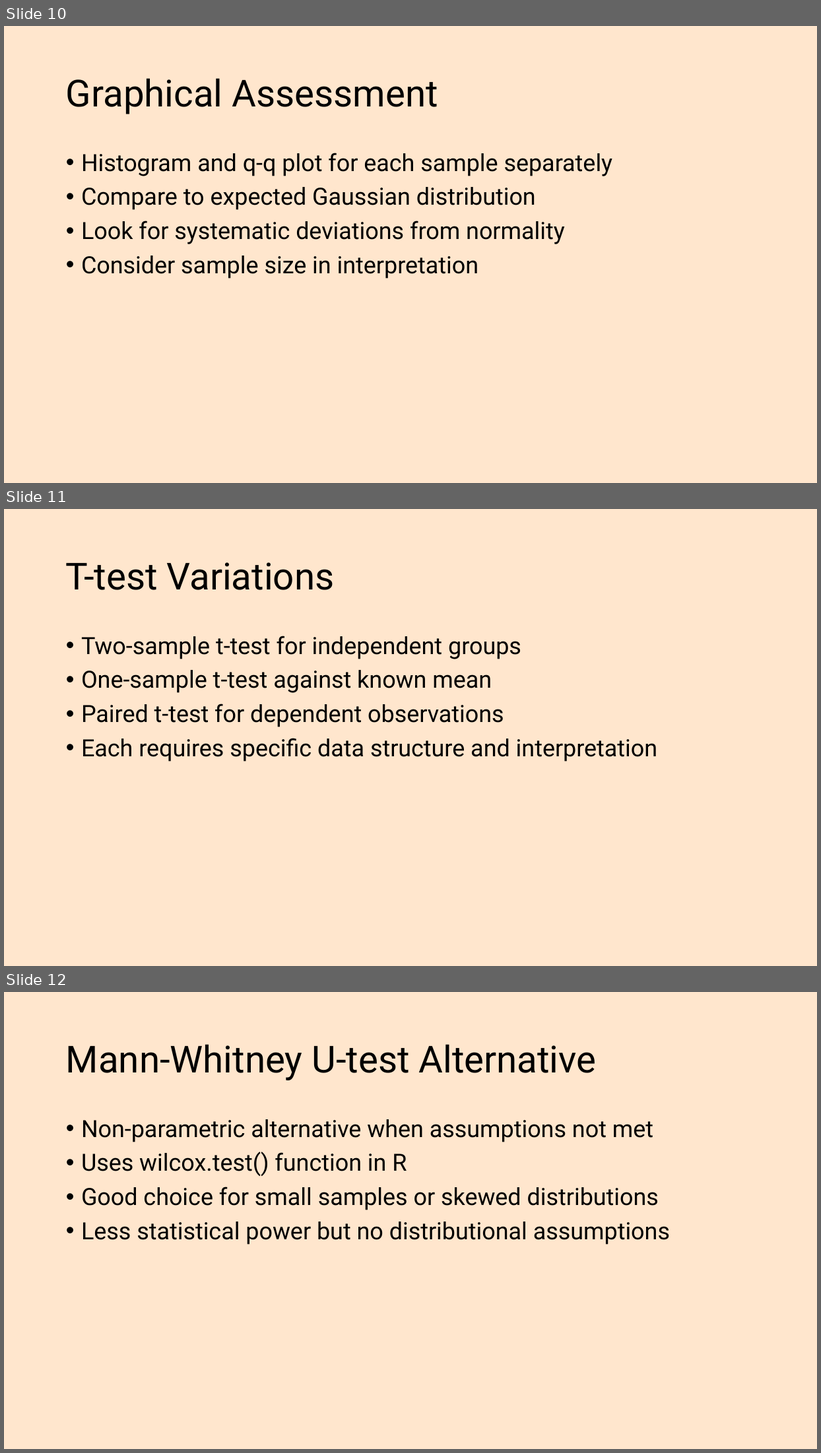
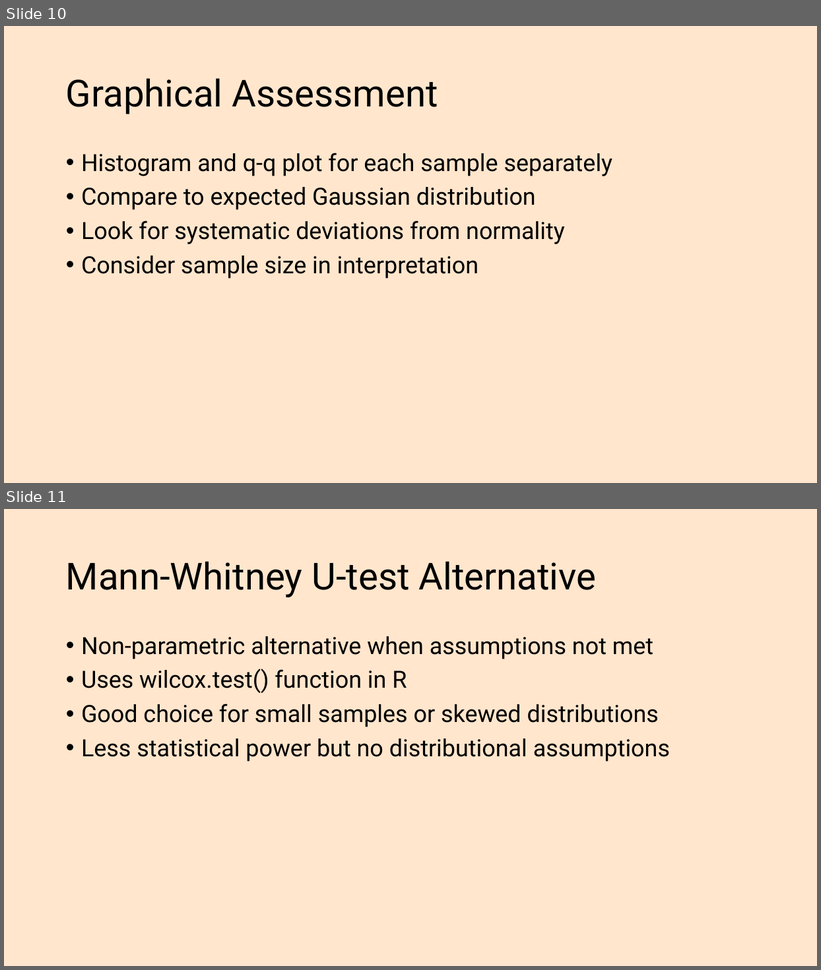
Before and after one commit to rstats-bootcamp/RStatsBootcamp-2025, a slide deck: .slides/topics/11_t_test.pptx. Shown one above the other, each under a label of ours: slides 10, 11 and 12 before the commit, slides 10 and 11 after it. The pictures are 821x1453 and 821x970 pixels, drawn with LibreOffice and Linux fonts; fonts in the diff are those of the drawing. Boxes give left, top, right and bottom in pixels: in the first picture for what was removed or moved away, otherwise in the second. Text is boxed around its words. In the diff, an @@ line names an element or a change of style, - is before the commit and + after.

```diff
--- a/.slides/topics/11_t_test.pptx
+++ b/.slides/topics/11_t_test.pptx
@@ slide 11 removed at [4,509,817,966], background #FFE6CD @@
@@ title removed at [66,562,334,590] @@
-T-test Variations
@@ text removed at [81,636,657,762] @@
-• Two-sample t-test for independent groups
-• One-sample t-test against known mean
-• Paired t-test for dependent observations
-• Each requires specific data structure and interpretation
@@ what was slide 12 is now slide 11 @@
```
Also in this commit, not shown: 7 slides changed, 1 slide added, 5 other files.
